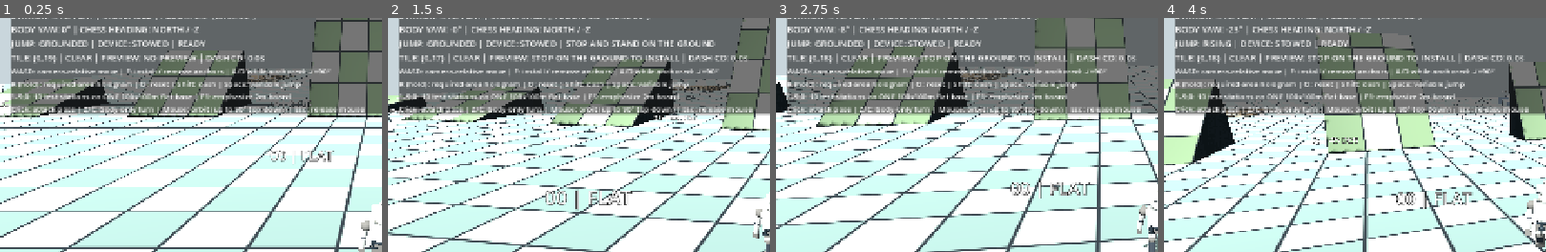
Above: before the commit, frames 1-4 (left to right).
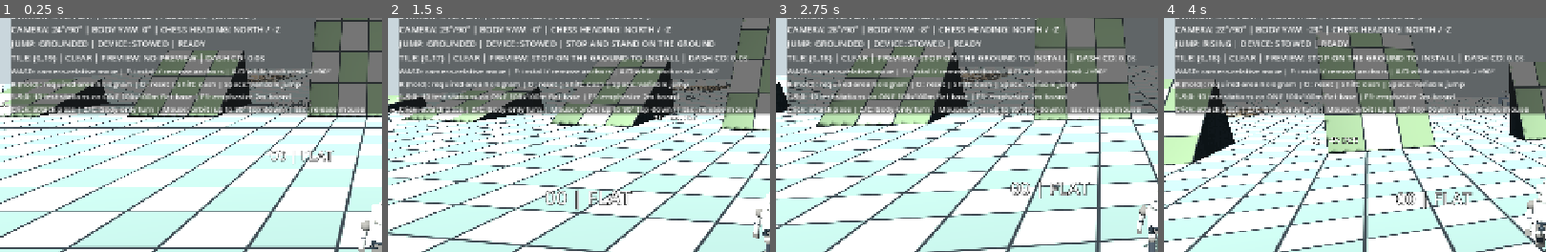
Above: after the commit, the same moments.

Repository: zzunlsj/cherpg
Game: Godot game, scene res://scenes/MotionLab.tscn
Two runs of this game, one before a commit and one after it. Both use one fixed random seed, a clock stepped at 60 frames per second and the inputs below.
Inputs (mouse positions are % of the whole screen's width and height, from its top left):
- Up to frame 1 (0.25 s): no input
- Up to frame 2 (1.5 s): tap Enter at 0.5 s; move the mouse to (55, 50) at 0.52 s; hold R 0.53-1.28 s; hold W from 0.53 s (still down); click (55, 50) at 0.67 s; tap Space at 0.77 s; move the mouse to (45, 50) at 1.27 s; tap F at 1.35 s
- Up to frame 3 (2.75 s): keep holding W; tap Space at 1.52 s; move the mouse to (52, 48) at 2.02 s; tap O at 2.1 s
- Up to frame 4 (4 s): keep holding W; move the mouse to (49, 52) at 2.77 s; tap Shift at 2.85 s; click (49, 52) at 2.92 s; tap Space at 3.02, 3.77 s; move the mouse to (57, 51) at 3.52 s; tap 1 at 3.6 s
The pictures show only the part of the screen within x 0-50%, y 7-57%; the shares and areas given below are measured in that part.

The runs differ from the first frame. In frame 1, 1.3% of the frame differs, in the area x 3-74%, y 3-8%; in frame 2, 1.2%; in frame 3, 1.3%; in frame 4, 1.3%, in the area x 3-76%, y 3-8%.

Commit message:
ui: show precise camera elevation up to 90 degrees in Godot test HUD

Diff:
--- a/godot/tests/motion_rotation_lab/scripts/motion_lab.gd
+++ b/godot/tests/motion_rotation_lab/scripts/motion_lab.gd
@@ -166,7 +166,7 @@
 	var rule_status: String = "RESISTANCE" if pawn.resistance_time > 0.0 else "CLEAR"
 	info.text = "CheRPG | 100m x 100m / 2m GRID | 0.0.13v\n" \
 		+ "STATION %d/10: %s | MOVE: %s | FLOOR: %.1f° (MAX: 90°)\n" % [active_station+1,station,pawn.move_state,pawn.floor_deg] \
-		+ "BODY YAW: %.0f° | CHESS HEADING: %s\n" % [rad_to_deg(pawn.avatar.rotation.y),pawn.HEADING_NAMES[pawn.heading_index]] \
+		+ "CAMERA: %.0f°/90° | BODY YAW: %.0f° | CHESS HEADING: %s\n" % [rad_to_deg(camera_elevation),rad_to_deg(pawn.avatar.rotation.y),pawn.HEADING_NAMES[pawn.heading_index]] \
 		+ "JUMP: %s | DEVICE: %s | %s\n" % [pawn.jump_state,pawn.device.call("phase_name"),pawn.device.reason] \
 		+ "TILE: (%d,%d) | %s | PREVIEW: %s | DASH CD: %.1fs" % [pawn.current_cell.x,pawn.current_cell.y,rule_status,pawn.device.preview_reason,pawn.dash_cooldown]
 
